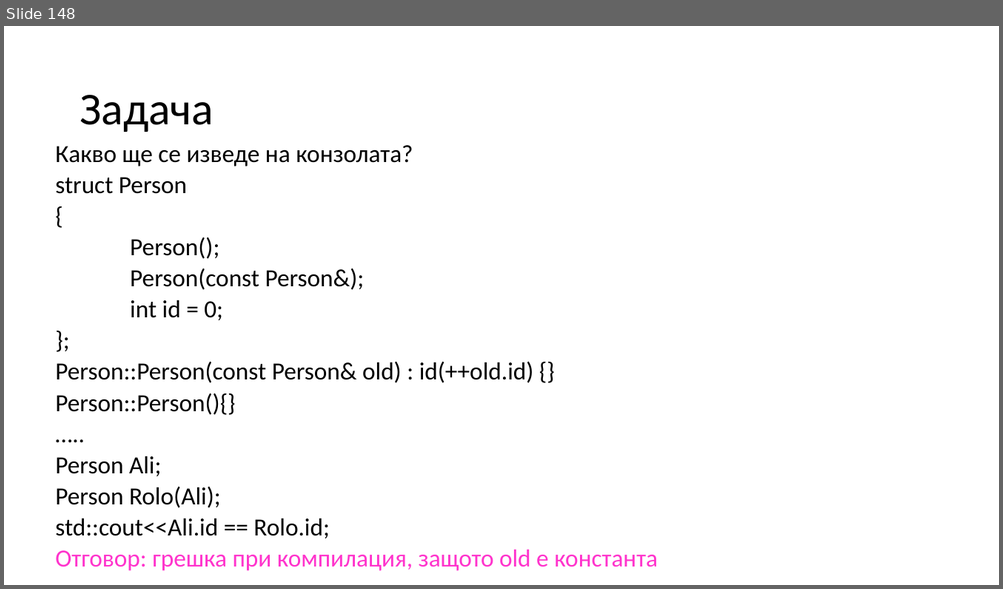
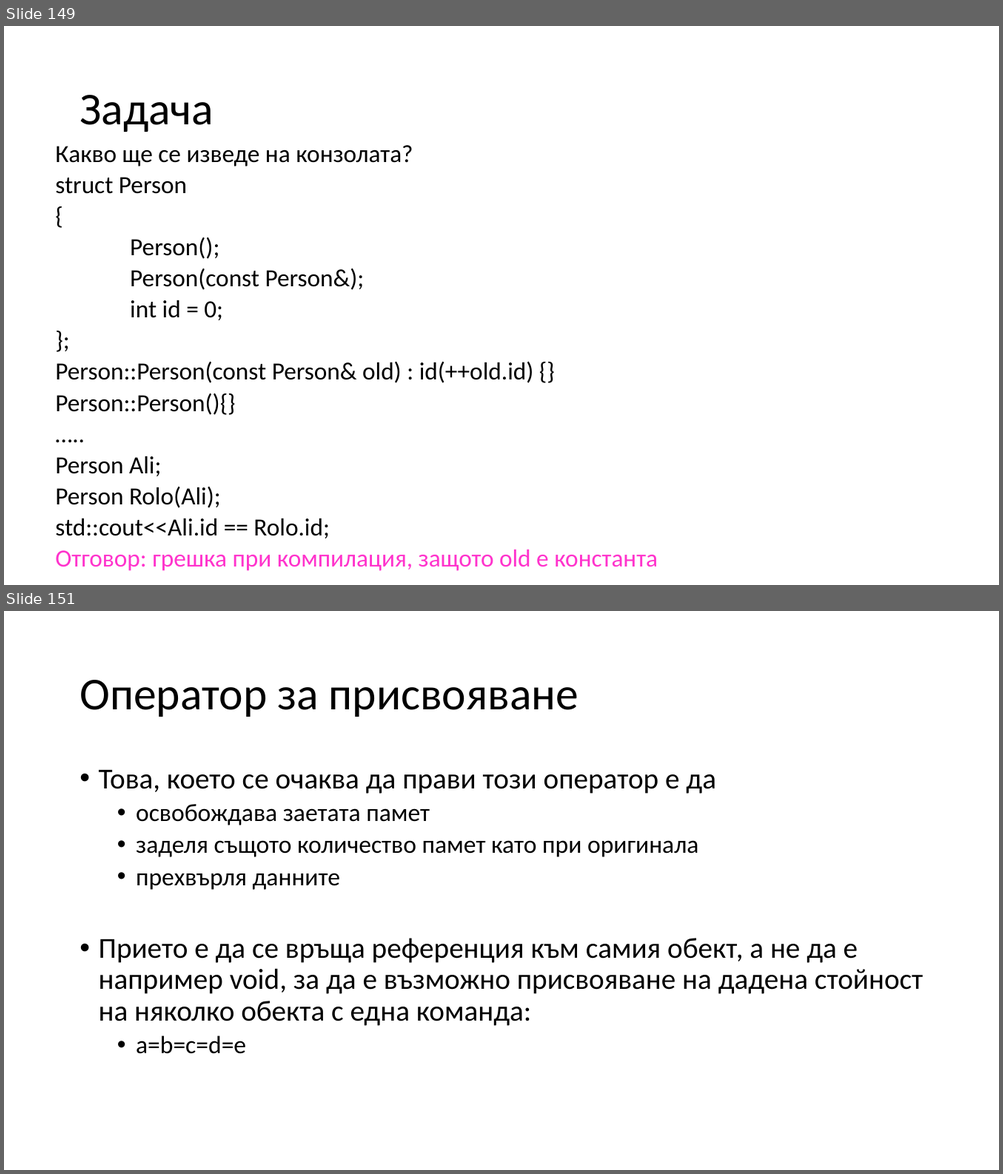
Before and after one commit to Mapmo/Uni-CPP, a slide deck: Object-Oriented Programming/Consultation1/Consultation1.pptx. Shown one above the other, each under a label of ours: slide 148 before the commit, slides 149 and 151 after it; the slides between them are not shown. The pictures are 1003x589 and 1003x1174 pixels, drawn with LibreOffice and Linux fonts; fonts in the diff are those of the drawing. Boxes give left, top, right and bottom in pixels: in the first picture for what was removed or moved away, otherwise in the second. Text is boxed around its words. In the diff, an @@ line names an element or a change of style, - is before the commit and + after.

```diff
--- a/Object-Oriented Programming/Consultation1/Consultation1.pptx
+++ b/Object-Oriented Programming/Consultation1/Consultation1.pptx
@@ slide 151 added at (4, 611, 999, 1170), background #FFFFFF @@
@@ title added at (79, 680, 578, 717), 44 pt, text #000000 @@
+Оператор за присвояване
@@ text added at (99, 770, 922, 1054), 28 pt, text #000000 @@
+• Това, което се очаква да прави този оператор е да
+  • освобождава заетата памет
+  • заделя същото количество памет като при оригинала
+  • прехвърля данните
+• Прието е да се връща референция към самия обект, а не да е например void, за да е възможно присвояване на дадена стойност на няколко обекта с една команда:
+  • a=b=c=d=e
@@ what was slide 148 is now slide 149 @@
```
Also in this commit, not shown: 1 slide changed, 16 other slides added, 1 other file.
